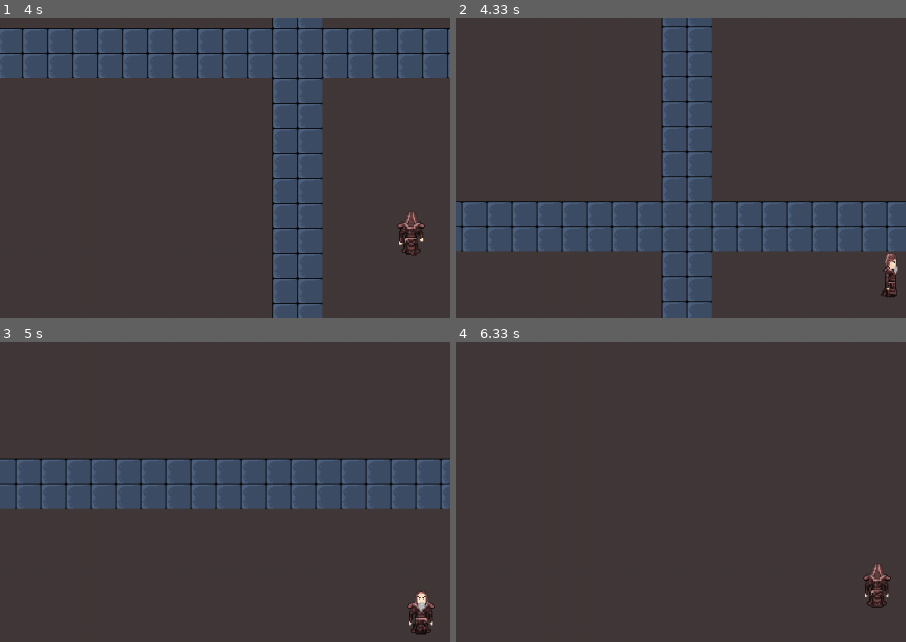
Above: before the commit, frames 1-4 (two rows, left to right).
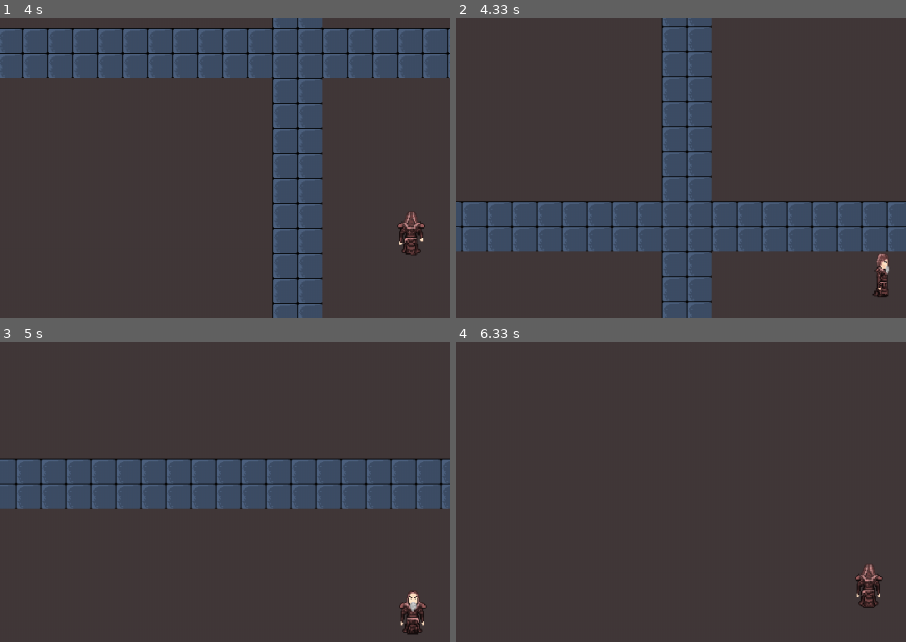
Above: after the commit, the same moments.

Repository: heavykisiel/PygameProject2
Game: pygame game, started from main.py
The game is run twice, just before and just after one commit, with the same random seed, the same clock (stepped at 60 frames per second) and the same inputs.
Inputs (mouse positions are % of the whole screen's width and height, from its top left):
- Up to frame 1 (4 s): click "START" at 0.38 s; hold Space 0.67-1.13 s; hold Right 0.67-1.13 s; move the mouse to (46, 54) at 0.7 s; hold Right 1.17-1.63 s; hold Up 1.67-1.97 s; hold W 1.67-1.97 s; hold Right 2-2.47 s; hold D 2-2.47 s; hold Left 2.5-3.03 s; hold A 2.5-3.03 s; hold Down 3.07-3.37 s; hold S 3.07-3.37 s; hold Left 3.4-3.8 s; hold A 3.4-3.8 s; hold Up from 3.83 s (still down); hold W from 3.83 s (still down)
- Up to frame 2 (4.33 s): release Up at 4.2 s; release W at 4.2 s; hold Right from 4.23 s (still down); hold D from 4.23 s (still down)
- Up to frame 3 (5 s): release Right at 4.87 s; release D at 4.87 s; hold Down from 4.9 s (still down); hold S from 4.9 s (still down)
- Up to frame 4 (6.33 s): release Down at 5.27 s; release S at 5.27 s; hold Left 5.3-5.77 s; hold A 5.3-5.77 s; hold Right 5.8-6.27 s; hold D 5.8-6.27 s; hold Up from 6.3 s (still down); hold W from 6.3 s (still down)
The pictures show only the part of the screen within x 8-58%, y 14-64%; the shares and areas given below are measured in that part.

Frame 1 is identical in both runs. In frame 2, 0.5% of the frame differs, in the area x 92-99%, y 78-93%; in frame 3, 0.6%, in the area x 88-97%, y 83-98%; in frame 4, 0.6%.

Commit message:
code refactor2

Diff:
--- a/Bullets.py
+++ b/Bullets.py
@@ -1,20 +1,22 @@
 import pygame
 from textures import TextureLoader
 import math
+
+
 class Bullets(pygame.sprite.Sprite):
-    def __init__(self, x, y, scale, speed,surface_size,targetx,targety):
+    def __init__(self, x, y, scale, speed, surface_size, targetx, targety):
         pygame.sprite.Sprite.__init__(self)
 
         self.animationIndex = 0
         self.loop_list = []
-        for i in range (3):
+        for i in range(3):
             image = TextureLoader.Load_Bullet_test_Texture(i)
             self.loop_list.append(image)
         self.image = self.loop_list[self.animationIndex]
 
         self.rect = self.image.get_rect()
         self.rect.center = [x, y]
-        #self.surface_size = surface_size
+        # self.surface_size = surface_size
         self.speed = speed
         self.surface_size = surface_size
         self.speedBullet = 2
@@ -23,9 +25,9 @@
         self.targety = targety
         self.offset = 100
         self.time = pygame.time.get_ticks()
-        self.angle = math.atan2(self.targetx-self.rect.y,self.targety-self.rect.x)
-        self.dx = math.cos(self.angle)*speed
-        self.dy = math.sin(self.angle)*speed
+        self.angle = math.atan2(self.targetx - self.rect.y, self.targety - self.rect.x)
+        self.dx = math.cos(self.angle) * speed
+        self.dy = math.sin(self.angle) * speed
 
     def animation(self):
         self.image = self.loop_list[self.animationIndex]
@@ -33,7 +35,7 @@
         if pygame.time.get_ticks() - self.time > cooldown:
             self.time = pygame.time.get_ticks()
             if self.animationIndex < 1:
-                self.animationIndex +=1
+                self.animationIndex += 1
             else:
                 self.animationIndex == 1
 
@@ -46,17 +48,11 @@
             self.time = pygame.time.get_ticks()
             self.kill()
 
-
-
-
-
-
-
     def move(self):
         self.rect.x += int(self.dx)
         self.rect.y += int(self.dy)
 
-    #def actionMetod(self,newIndex):
+    # def actionMetod(self,newIndex):
     #    if newIndex != self.animationIndex:
     #        self.animationIndex = newIndex
     #       self.index = 0
@@ -65,4 +61,4 @@
     def update(self):
         self.move()
         self.animation()
-        #if self.rect.left<15 or self.rect.right > self.surface_size[0]-15: #DO ZROBIENIA PO PRZENIESIU NA LABIRYNT W WYKONANIU NIKODEMA
+        # if self.rect.left<15 or self.rect.right > self.surface_size[0]-15: #DO ZROBIENIA PO PRZENIESIU NA LABIRYNT W WYKONANIU NIKODEMA
--- a/Enemy.py
+++ b/Enemy.py
@@ -78,9 +78,9 @@
             self.moving = False
             self.ai()
 
-    def draw(self,offset):
+    def draw(self, offset):
         self.offset = offset
-        self.screen.blit(self.image, self.rect.topleft+offset)
+        self.screen.blit(self.image, self.rect.topleft + self.offset)
 
     def respawn(self):
         self.rect[0] = random.randrange(0, 600)
--- a/Gameplay.py
+++ b/Gameplay.py
@@ -65,6 +65,9 @@
         self.wall_collider_rect = self.detect_rect_colliders()
         self.doorlist = None
         self.walls_opti = self.OptedWalls()
+        self.MapRect = Rect(0, 0, self.map_Data.ChunksX * self.rectSizex, self.map_Data.ChunksY * self.rectSizey)
+        self.ground_offset = self.MapRect.topleft - self.camera_group.offset - pygame.math.Vector2(
+            self.currentChunk[0] * self.rectSizex, self.currentChunk[1] * self.rectSizey)
 
     def detect_rect_colliders(self):
         lista = list()
@@ -189,8 +192,63 @@
 
     def drawMap(self, player):
 
-        MapRect = Rect(0, 0, self.map_Data.ChunksX * self.rectSizex, self.map_Data.ChunksY * self.rectSizey)
-        ground_offset = MapRect.topleft - self.camera_group.offset - pygame.math.Vector2(
+        self.GamePlay_Logic(player)
+
+        # fill screen with floor
+        for y, row in enumerate(self.map_Data.ChunkMap):
+            for x, tile in enumerate(row):
+                if tile:
+                    for rowC in range(self.texture_count_per_tilex):
+                        for tileC in range(self.texture_count_per_tiley):
+                            offset_pos = tile[0] * self.rectSizex + rowC * self.block_pixelsx, \
+                                         tile[1] * self.rectSizey + tileC * self.block_pixelsy
+                            self.screen.blit(self.floor_tex, offset_pos + self.ground_offset)
+        # fill screen with borders
+        for x in self.wall_collider_rect:
+            self.screen.blit(self.midWall_tex, (x.x, x.y) + self.ground_offset)
+
+        for x in self.doorlistv2:
+            self.screen.blit(self.floor_tex, (x.x, x.y) + self.ground_offset)
+
+        # self.detect_rect_colliders()
+        self.screen.blit(player.image, self.player.rect.topleft + self.ground_offset)
+
+        for enemy in self.enemyGroup:
+            enemy.direction_distance(self.player)
+            enemy.draw(self.ground_offset)
+            enemy.status(self.player)
+            enemy.enemybulletGroup.update()
+            enemy.enemybulletGroup.draw(self.screen)
+
+    # self.return_gamedata()
+        self.screen.blit(player.image, self.player.rect.topleft+self.ground_offset)
+        #pygame.draw.rect(self.screen, (255, 255, 0), self.player.rect)
+        for enemy in self.enemyGroup:
+                enemy.direction_distance(self.player)
+                enemy.draw(self.ground_offset)
+                enemy.status(self.player)
+                enemy.enemybulletGroup.update()
+                enemy.enemybulletGroup.draw(self.screen)
+
+        if self.player.shooting:
+
+                self.player.shoot(self.ground_offset)
+
+        self.player.bulletGroup.update()
+
+        self.player.bulletGroup.draw(self.screen)
+        # tile[0] == x
+        # tile[1] == y
+        # tile[2] == biom_id
+
+       # self.return_gamedata()
+
+    # def return_gamedata(self):
+    #     self.player.player_position = self.player_pos
+
+    def GamePlay_Logic(self, player):
+
+        self.ground_offset = self.MapRect.topleft - self.camera_group.offset - pygame.math.Vector2(
             self.currentChunk[0] * self.rectSizex, self.currentChunk[1] * self.rectSizey)
         self.screen.fill((0, 0, 0))
         if player.direction.magnitude() != 0:
@@ -198,9 +256,8 @@
 
         # Validate player_pos
 
-
-        self.player.rect.x += player.direction.x* self.player.speed
-        self.player.rect.y += player.direction.y* self.player.speed
+        self.player.rect.x += player.direction.x * self.player.speed
+        self.player.rect.y += player.direction.y * self.player.speed
 
         print(self.player.rect.center)
         for x in self.wall_collider_rect:
@@ -215,18 +272,16 @@
                 if abs(player.rect.left - x.right) < 20:
                     print(f"player hit left")
 
-                    self.player.rect.x = x.right +10
+                    self.player.rect.x = x.right
                 if abs(player.rect.right - x.left) < 20:
                     print(f"player hit right")
 
                     self.player.rect.x = x.left - self.player.rect.width
 
-                if abs(player.rect.bottom-30 - x.top) < 20:
+                if abs(player.rect.bottom - 30 - x.top) < 20:
                     print(f"player hit bottom")
 
                     self.player.rect.y = x.top - self.player.rect.height
-
-
 
         # for i in self.wall_collider_rect:
         #     if self.player.rect.colliderect(i):
@@ -249,58 +304,6 @@
 
         # print("{0}".format(self.player_pos,))
 
-        # fill screen with floor
-        for y, row in enumerate(self.map_Data.ChunkMap):
-            for x, tile in enumerate(row):
-                if tile:
-                    for rowC in range(self.texture_count_per_tilex):
-                        for tileC in range(self.texture_count_per_tiley):
-                            offset_pos = tile[0] * self.rectSizex + rowC * self.block_pixelsx, \
-                                         tile[1] * self.rectSizey + tileC * self.block_pixelsy
-                            self.screen.blit(self.floor_tex, offset_pos + ground_offset)
-        # fill screen with borders
-        for x in self.wall_collider_rect:
-            self.screen.blit(self.midWall_tex, (x.x, x.y) + ground_offset)
-
-        for x in self.doorlistv2:
-            self.screen.blit(self.floor_tex, (x.x, x.y) + ground_offset)
-
-        # self.detect_rect_colliders()
-        self.screen.blit(player.image, self.player.rect.topleft + ground_offset)
-
-        for enemy in self.enemyGroup:
-            enemy.direction_distance(self.player)
-            enemy.draw(ground_offset)
-            enemy.status(self.player)
-            enemy.enemybulletGroup.update()
-            enemy.enemybulletGroup.draw(self.screen)
-
-    # self.return_gamedata()
-        self.screen.blit(player.image, self.player.rect.topleft+ground_offset)
-        #pygame.draw.rect(self.screen, (255, 255, 0), self.player.rect)
-        for enemy in self.enemyGroup:
-                enemy.direction_distance(self.player)
-                enemy.draw(ground_offset)
-                enemy.status(self.player)
-                enemy.enemybulletGroup.update()
-                enemy.enemybulletGroup.draw(self.screen)
-
-        if self.player.shooting:
-
-                self.player.shoot(ground_offset)
-
-        self.player.bulletGroup.update()
-
-        self.player.bulletGroup.draw(self.screen)
-        # tile[0] == x
-        # tile[1] == y
-        # tile[2] == biom_id
-
-       # self.return_gamedata()
-
-    # def return_gamedata(self):
-    #     self.player.player_position = self.player_pos
-
     def run(self):
 
         running = True
@@ -323,12 +326,6 @@
 
             self.camera_group.draw(self.player)
 
-
-
-
-
-
-
             for enemies in self.enemyGroup.sprites():
                 test1 = [x for x in self.enemyGroup if x != enemies]
                 collide = pygame.sprite.spritecollide(enemies, test1, False)
@@ -348,17 +345,14 @@
 
                             bullets.kill()
 
-
                 if pygame.sprite.spritecollide(self.player, enemy.enemybulletGroup, False):
                     if enemy.alive:
-                        self.player.health -=20
+                        self.player.health -= 20
                         print(self.player.health)
 
                         for bullets in enemy.enemybulletGroup:
 
                             bullets.kill()
-
-
 
             pygame.display.update()
             pygame.time.Clock().tick(60)
--- a/Player.py
+++ b/Player.py
@@ -9,11 +9,8 @@
 
 
 class Player(pygame.sprite.Sprite):
-    def __init__(self,pos, group, screen, surface_size):
+    def __init__(self, pos, group, screen, surface_size):
         super().__init__(group)
-
-
-
 
         self.index = 0
         self.animation_list = []
@@ -39,7 +36,7 @@
         self.speed = 16
         self.speedBullet = 32
         self.shootCooldown = 0
-        self.shootSpaceCooldown=0
+        self.shootSpaceCooldown = 0
         self.alive = True
         self.health = 100
         self.healthMax = 100
@@ -56,7 +53,6 @@
         if pygame.time.get_ticks() - self.time > cooldown:
             self.time = pygame.time.get_ticks()
             self.index += 1
-            self.side = 2
         if self.index >= len(self.animation_list[self.action]):
             self.index = 0
 
@@ -89,58 +85,57 @@
         else:
             self.direction.x = 0
         if keys[pygame.K_SPACE]:
-           if self.shootCooldown == 0:
+            if self.shootCooldown == 0:
                 self.shootCooldown = 1
                 self.shooting = True
 
     def update(self):
         if self.shootCooldown > 0:
             self.shootCooldown -= 1
-        if self.shootSpaceCooldown >0:
-            self.shootSpaceCooldown -=1
+        if self.shootSpaceCooldown > 0:
+            self.shootSpaceCooldown -= 1
         # print(self.player_position)
         self.input()
         self.animation()
 
-    def shoot(self,offset):
+    def shoot(self, offset):
 
         if self.shootCooldown == 0:
 
-            self.shootCooldown = 20
+            self.shootCooldown = 15
 
             if self.playerDirection == 2:
                 print("TEEEEEEEEEEEEEEEEST")
-                bullet = Bullets(self.rect.centerx+offset[0] + (0.1 * self.rect.size[0] * self.playerDirection / 2),
-                                 self.rect.centery+offset[1], 1, self.speedBullet,self.surface_size,
-                                 self.rect.centery + 10000+offset[1], self.rect.centerx+offset[0])
+                bullet = Bullets(self.rect.centerx + offset[0] + (0.1 * self.rect.size[0] * self.playerDirection / 2),
+                                 self.rect.centery + offset[1], 1, self.speedBullet, self.surface_size,
+                                 self.rect.centery + 10000 + offset[1], self.rect.centerx + offset[0])
                 print("test")
                 self.bulletGroup.add(bullet)
                 self.shooting = False
             elif self.playerDirection == -2:
                 print("TEEEEEEEEEEEEEEEEST")
-                bullet = Bullets(self.rect.x + (0.1 * self.rect.size[0] * self.playerDirection / 2)+offset[0],
-                                 self.rect.y+offset[1], 1, self.speedBullet, self.surface_size,
-                                 self.rect.y - 10000+offset[1], self.rect.x+offset[0])
+                bullet = Bullets(self.rect.x + (0.1 * self.rect.size[0] * self.playerDirection / 2) + offset[0],
+                                 self.rect.y + offset[1], 1, self.speedBullet, self.surface_size,
+                                 self.rect.y - 10000 + offset[1], self.rect.x + offset[0])
 
                 self.bulletGroup.add(bullet)
                 self.shooting = False
                 print(self.bulletGroup)
             elif self.playerDirection == 1:
 
-                bullet = Bullets(self.rect.centerx+offset[0],
-                                 self.rect.centery + (0.1 * self.rect.size[0] * self.playerDirection)+offset[1], 1,
-                                 self.speedBullet, self.surface_size, self.rect.centery+offset[1],
-                                 self.rect.centerx + 1000+offset[0])
+                bullet = Bullets(self.rect.centerx + offset[0],
+                                 self.rect.centery + (0.1 * self.rect.size[0] * self.playerDirection) + offset[1], 1,
+                                 self.speedBullet, self.surface_size, self.rect.centery + offset[1],
+                                 self.rect.centerx + 1000 + offset[0])
 
                 self.bulletGroup.add(bullet)
                 self.shooting = False
                 print(self.bulletGroup)
             else:
-                bullet = Bullets(self.rect.centerx+offset[0],
-
-                                 self.rect.centery + (0.3 * self.rect.size[0] * self.playerDirection)+offset[1], 1,
-                                 self.speedBullet, self.surface_size, self.rect.centery+offset[1],
-                                 self.rect.centerx - 1000+offset[0])
+                bullet = Bullets(self.rect.centerx + offset[0],
+                                 self.rect.centery + (0.3 * self.rect.size[0] * self.playerDirection) + offset[1], 1,
+                                 self.speedBullet, self.surface_size, self.rect.centery + offset[1],
+                                 self.rect.centerx - 1000 + offset[0])
 
                 print(self.bulletGroup)
 
--- a/map/Map.py
+++ b/map/Map.py
@@ -17,9 +17,11 @@
             for enumy, y in enumerate(x):
                 self.ChunkMap[enumx][enumy] = [enumx, enumy, 'wnse', 0, 0]
         # random spawn
-        # maze_start_x = random.randint(1, self.ChunksX - 2)
-        # maze_start_y = random.randint(1, self.ChunksY - 2)
-
+        # [0] maze_start_x = random.randint(1, self.ChunksX - 2)
+        # [1]maze_start_y = random.randint(1, self.ChunksY - 2)
+        # [2] walls
+        # [3] visited
+        # [4] mobs can spawn
         visited = list()
         visited.append([self.maze_start_x, self.maze_start_y])
         self.ChunkMap[self.maze_start_x][self.maze_start_y] = [self.maze_start_x, self.maze_start_y, 'wnse', 1, 0]
@@ -68,6 +70,8 @@
                 backtracked_room = True
                 visited.pop()
                 backtrack_count += 1
+            # set random mob spawn locations
+            self.ChunkMap[x_pos][y_pos][4] = random.randint(0, 1)
         for x in self.ChunkMap:
             print(x)
         print("end")
